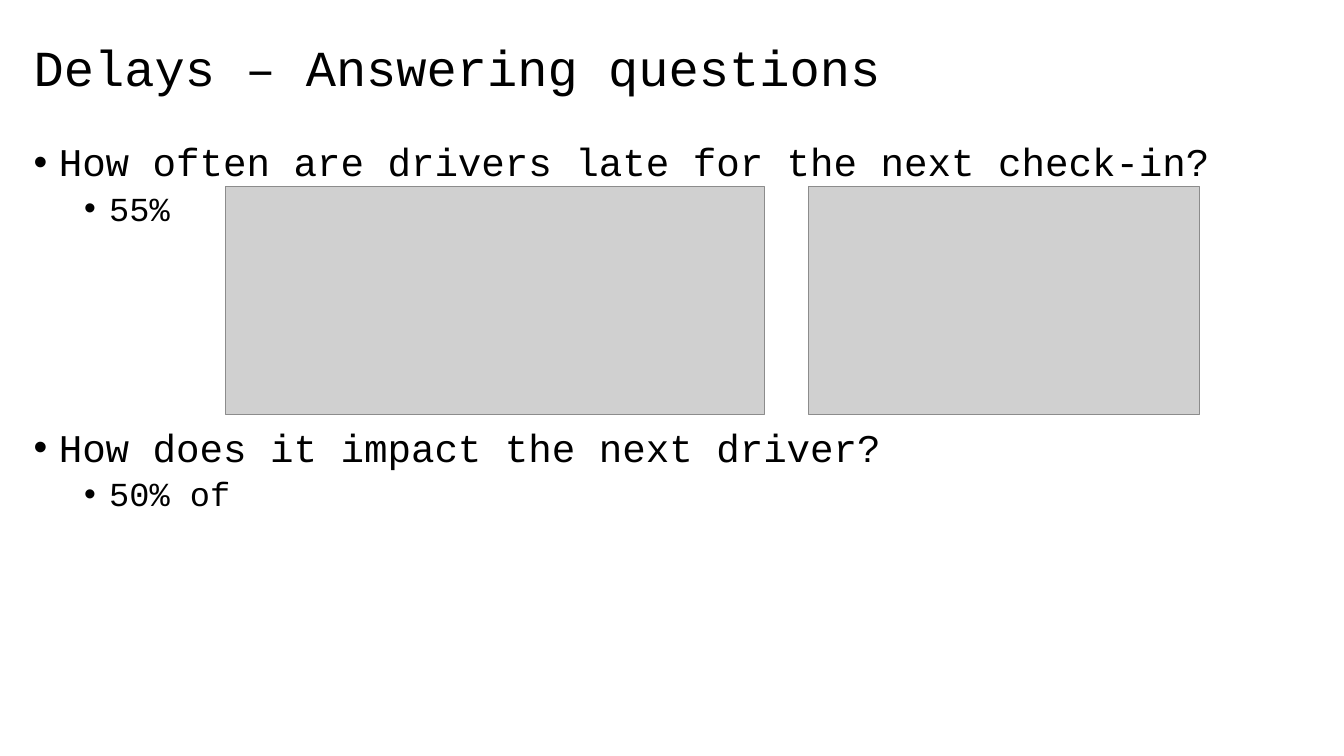
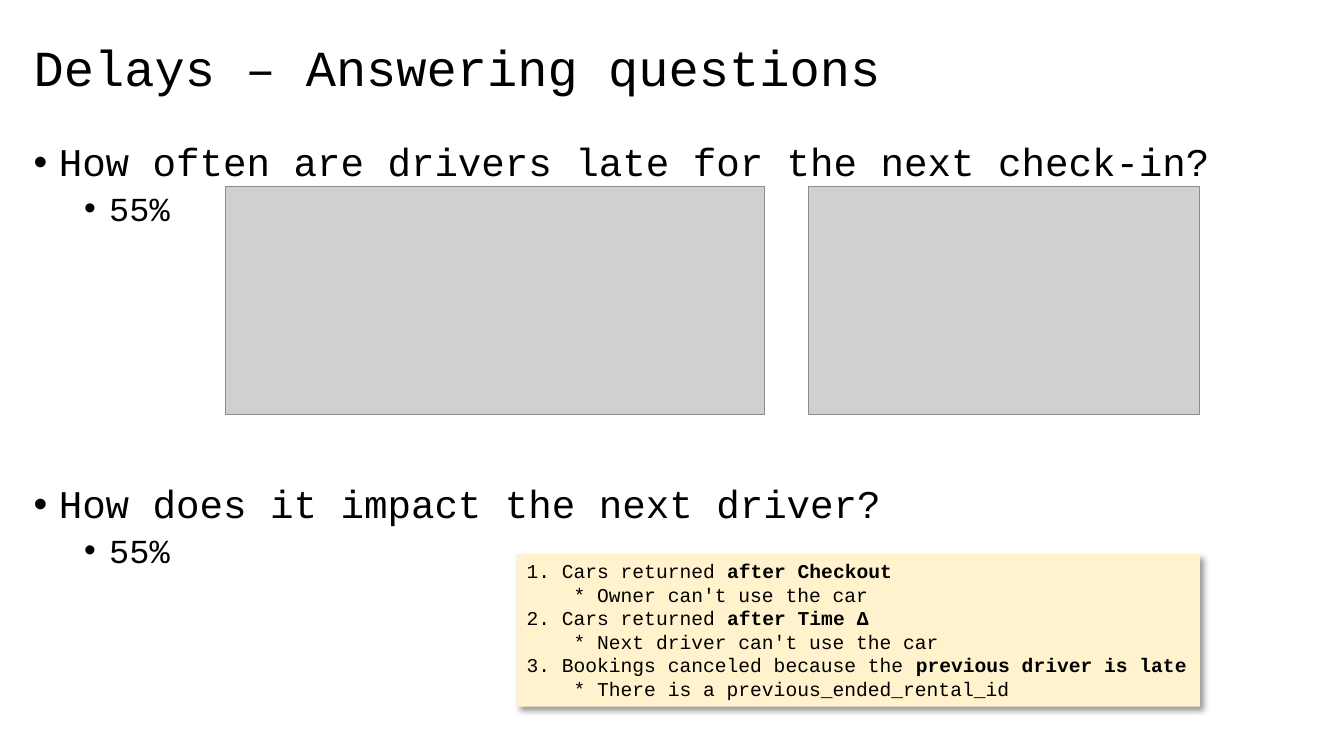
Before and after one commit to 40tude/02_Data-Science_Fullstack_march_2024, a slide deck: slide 3 of 08_deployment/99_Project_getaround/01_getaround_project.pptx. Drawn at 1344x756 pixels with LibreOffice and Linux fonts; fonts in the diff are those of the drawing; grey boxes stand for pictures. Boxes give left, top, right and bottom in pixels: in the first picture for what was removed or moved away, otherwise in the second. Text is boxed around its words. In the diff, an @@ line names an element or a change of style, - is before the commit and + after.

```diff
--- a/08_deployment/99_Project_getaround/01_getaround_project.pptx
+++ b/08_deployment/99_Project_getaround/01_getaround_project.pptx
@@ text at <box>109,540,170,564</box>: text changed @@
-  • 50% of
+  • 55%
@@ rectangle added at <box>517,555,1201,707</box>, fill #FFF2CC, 14 pt, text #000000 @@
+1. Cars returned after Checkout
+* Owner can't use the car
+2. Cars returned after Time ∆
+* Next driver can't use the car
+3. Bookings canceled because the previous driver is late
+* There is a previous_ended_rental_id
```
Also in this commit, not shown: 8 other slides changed, 1 slide added, 3 other files.
